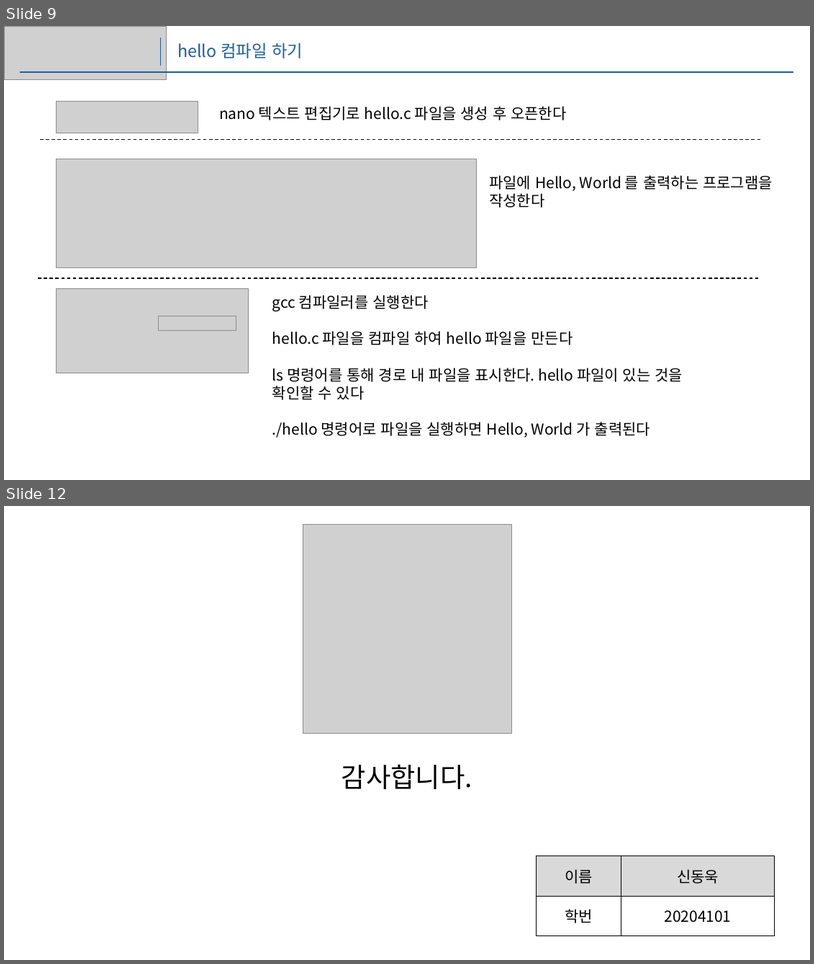
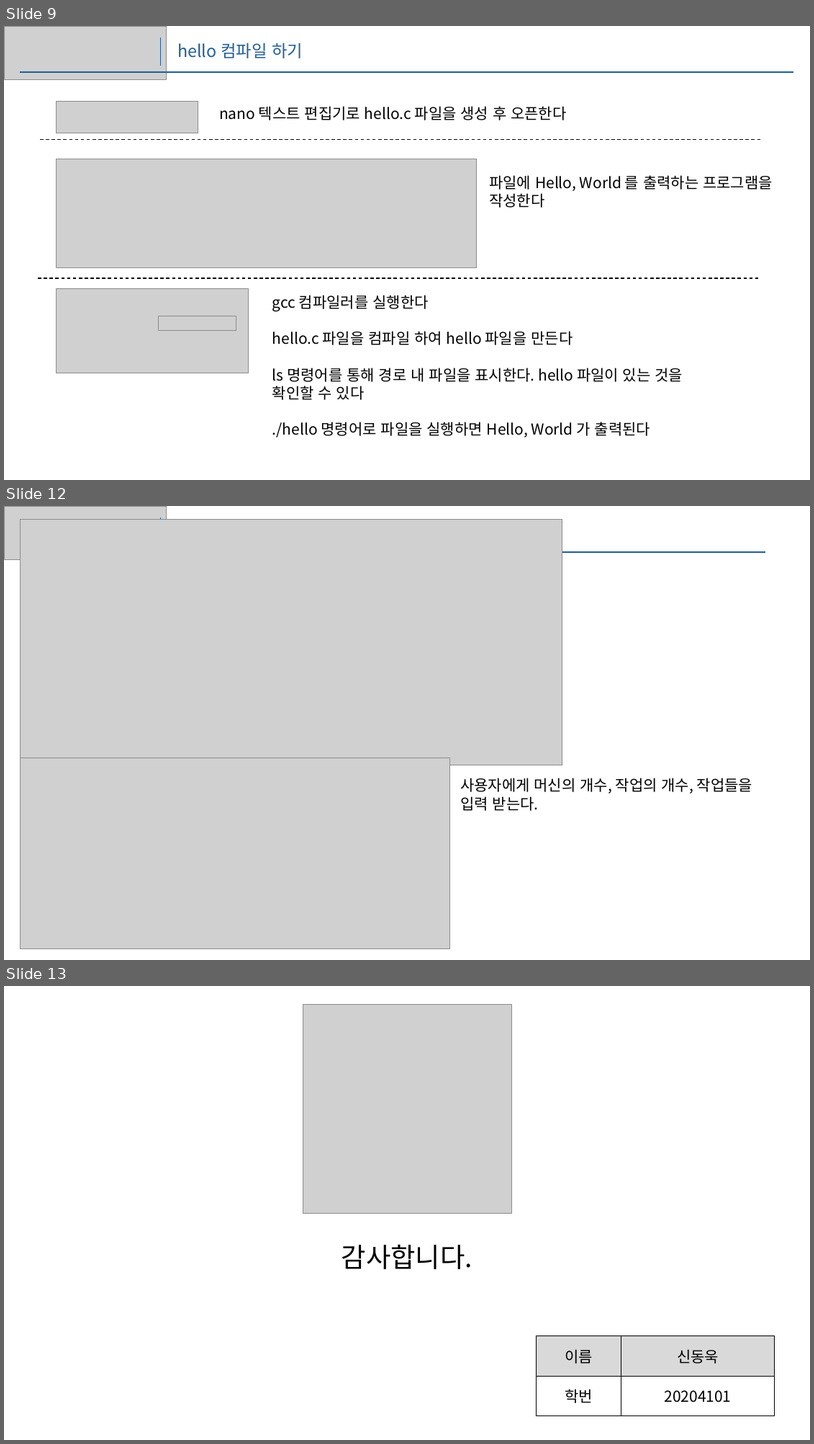
Before and after one commit to DongUk-Shin/3rd1sem, a slide deck: 운영체제/1w/1주.pptx. Shown one above the other, each under a label of ours: slides 9 and 12 before the commit, slides 9, 12 and 13 after it; the slides between them are not shown. The pictures are 814x964 and 814x1444 pixels, drawn with LibreOffice and Linux fonts; fonts in the diff are those of the drawing; grey boxes stand for pictures. Boxes give left, top, right and bottom in pixels: in the first picture for what was removed or moved away, otherwise in the second. Text is boxed around its words. In the diff, an @@ line names an element or a change of style, - is before the commit and + after.

```diff
--- a/운영체제/1w/1주.pptx
+++ b/운영체제/1w/1주.pptx
@@ slide 12 added at [4,506,810,960], background #FFFFFF @@
@@ picture added at [4,506,166,560] @@
@@ picture added at [21,519,563,765] @@
@@ line added from (161, 518) to (161, 546), #215F9A 1.5 pt @@
@@ text added at [178,518,311,542], 20 pt, text #215F9A @@
+의미 있는 프로그램
@@ line added from (21, 552) to (766, 552), #215F9A 1.5 pt @@
@@ picture added at [21,758,450,949] @@
@@ text added at [460,777,753,811], 18 pt, text #000000 @@
+사용자에게 머신의 개수, 작업의 개수, 작업들을
+입력 받는다.
@@ what was slide 12 is now slide 13 @@
```
Also in this commit, not shown: 2 slides changed, 2 other slides added, 2 slides removed, 2 other files.
